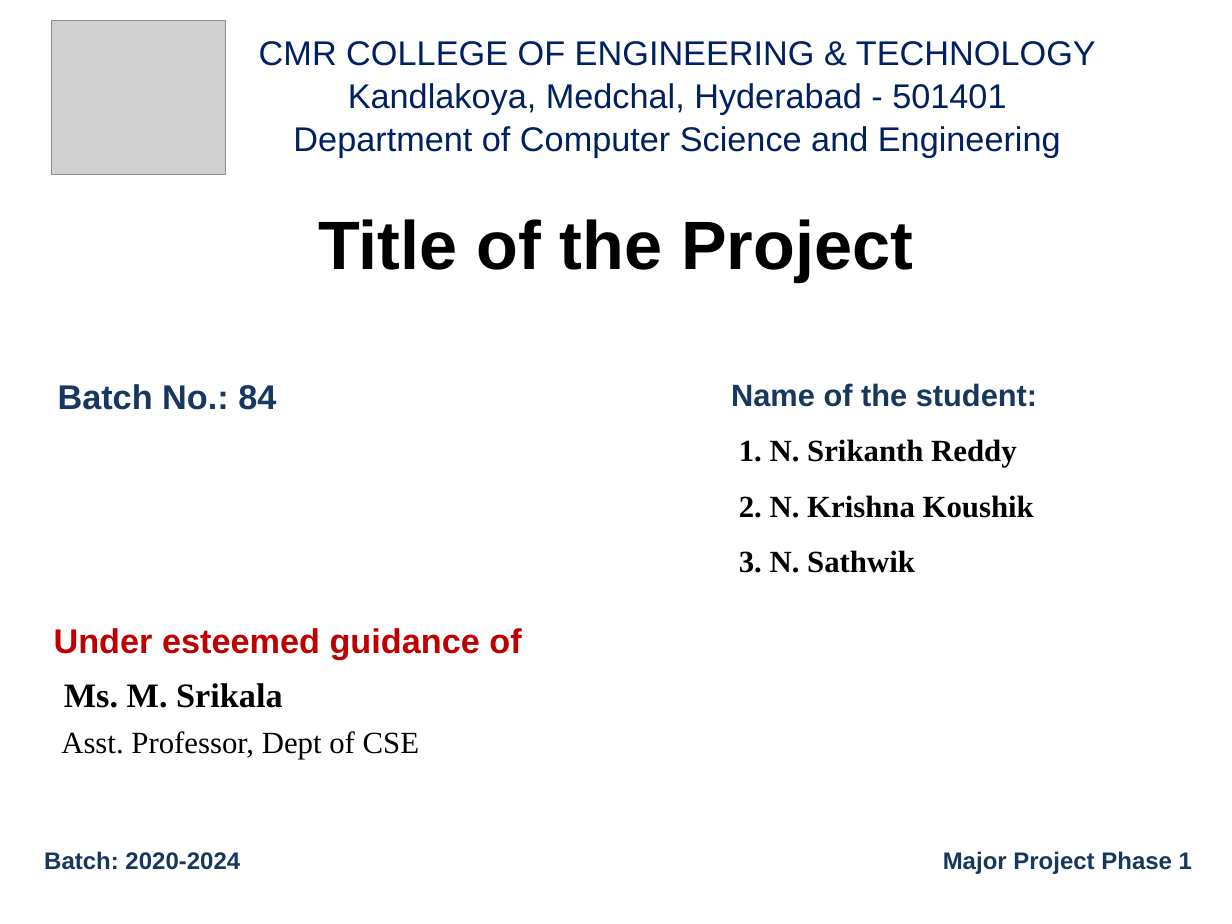
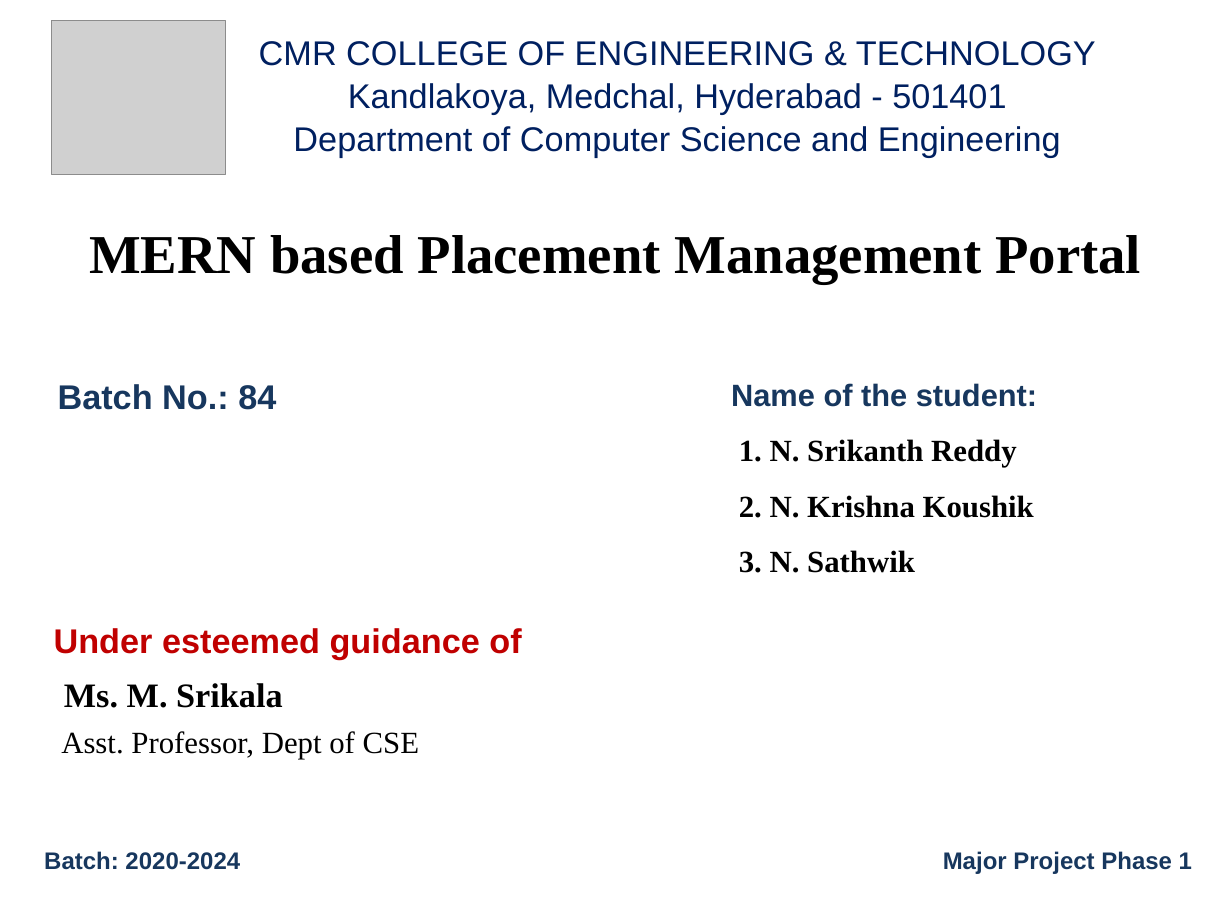
Before and after one commit to GodVilan/MERN-Based-Placement-Management-Portal-, a slide deck: slide 1 of MajorProjectPPTPhase1.pptx. Drawn at 1232x924 pixels with LibreOffice and Linux fonts; fonts in the diff are those of the drawing; grey boxes stand for pictures. Boxes give left, top, right and bottom in pixels: in the first picture for what was removed or moved away, otherwise in the second. Text is boxed around its words. In the diff, an @@ line names an element or a change of style, - is before the commit and + after.

Commit message:
new

```diff
--- a/MajorProjectPPTPhase1.pptx
+++ b/MajorProjectPPTPhase1.pptx
@@ text at [89,235,1141,284]: text changed; size 40 to 32 pt; font Arial to Times New Roman @@
-Title of the Project
+MERN based Placement Management Portal
```
